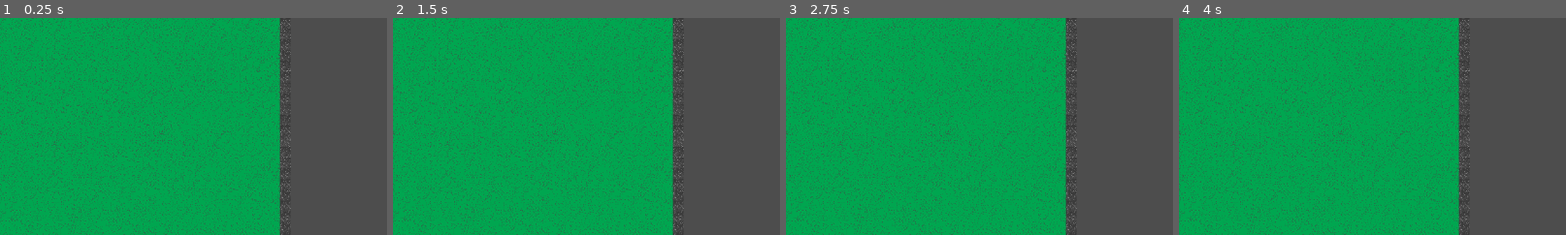
Above: before the commit, frames 1-4 (left to right).
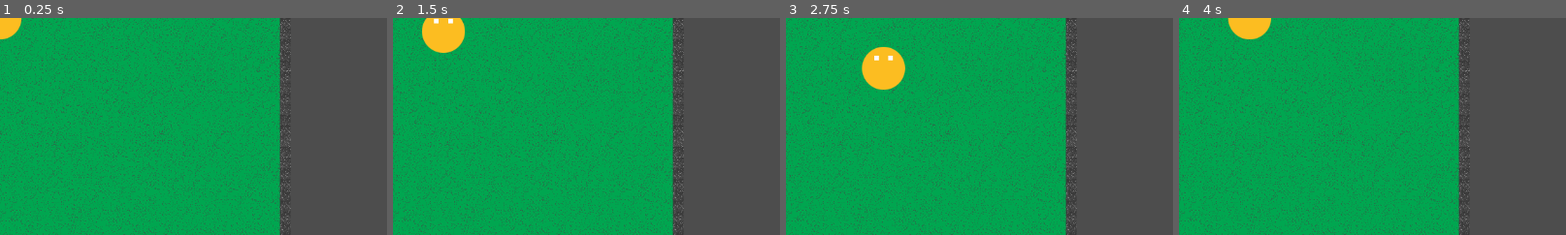
Above: after the commit, the same moments.

Repository: Silvester56/lastflower
Game: Godot game, scene res://scenes/game.tscn
Two runs of this game, one before a commit and one after it. Both use one fixed random seed, a clock stepped at 60 frames per second and the inputs below. Before the commit the project has no main scene; this scene is started directly in both runs.
Inputs:
- Up to frame 1 (0.25 s): no input
- Up to frame 2 (1.5 s): tap Enter at 0.5 s; hold D (right, bound only after the commit) 0.53-1.28 s; hold S (down, bound only after the commit) from 1.28 s (still down)
- Up to frame 3 (2.75 s): release S (down, bound only after the commit) at 2.03 s; hold D (right, bound only after the commit) from 2.03 s (still down)
- Up to frame 4 (4 s): release D (right, bound only after the commit) at 2.78 s; hold W (up, bound only after the commit) 2.78-3.53 s; hold A (left, bound only after the commit) from 3.53 s (still down)
The pictures show only the part of the screen within x 0-50%, y 0-50%; the shares and areas given below are measured in that part.

The runs differ from the first frame. In frame 1, 0.4% of the frame differs, in the area x 0-6%, y 0-10%; in frame 2, 1.5%; in frame 3, 1.8%, in the area x 19-31%, y 13-34%; in frame 4, 0.9%.

Commit message:
Add player and its movement

Diff:
--- a/project.godot
+++ b/project.godot
@@ -11,8 +11,37 @@
 [application]
 
 config/name="lastflower"
+run/main_scene="res://scenes/game.tscn"
 config/features=PackedStringArray("4.3", "GL Compatibility")
 config/icon="res://icon.svg"
+
+[input]
+
+left={
+"deadzone": 0.5,
+"events": [Object(InputEventKey,"resource_local_to_scene":false,"resource_name":"","device":-1,"window_id":0,"alt_pressed":false,"shift_pressed":false,"ctrl_pressed":false,"meta_pressed":false,"pressed":false,"keycode":0,"physical_keycode":65,"key_label":0,"unicode":113,"location":0,"echo":false,"script":null)
+]
+}
+right={
+"deadzone": 0.5,
+"events": [Object(InputEventKey,"resource_local_to_scene":false,"resource_name":"","device":-1,"window_id":0,"alt_pressed":false,"shift_pressed":false,"ctrl_pressed":false,"meta_pressed":false,"pressed":false,"keycode":0,"physical_keycode":68,"key_label":0,"unicode":100,"location":0,"echo":false,"script":null)
+]
+}
+shoot={
+"deadzone": 0.5,
+"events": [Object(InputEventMouseButton,"resource_local_to_scene":false,"resource_name":"","device":-1,"window_id":0,"alt_pressed":false,"shift_pressed":false,"ctrl_pressed":false,"meta_pressed":false,"button_mask":1,"position":Vector2(223, 20),"global_position":Vector2(232, 66),"factor":1.0,"button_index":1,"canceled":false,"pressed":true,"double_click":false,"script":null)
+]
+}
+up={
+"deadzone": 0.5,
+"events": [Object(InputEventKey,"resource_local_to_scene":false,"resource_name":"","device":-1,"window_id":0,"alt_pressed":false,"shift_pressed":false,"ctrl_pressed":false,"meta_pressed":false,"pressed":false,"keycode":0,"physical_keycode":87,"key_label":0,"unicode":122,"location":0,"echo":false,"script":null)
+]
+}
+down={
+"deadzone": 0.5,
+"events": [Object(InputEventKey,"resource_local_to_scene":false,"resource_name":"","device":-1,"window_id":0,"alt_pressed":false,"shift_pressed":false,"ctrl_pressed":false,"meta_pressed":false,"pressed":false,"keycode":0,"physical_keycode":83,"key_label":0,"unicode":115,"location":0,"echo":false,"script":null)
+]
+}
 
 [rendering]
 
--- a/scenes/game.tscn
+++ b/scenes/game.tscn
@@ -1,6 +1,11 @@
-[gd_scene load_steps=4 format=4 uid="uid://cki5huvjnjhbw"]
+[gd_scene load_steps=7 format=4 uid="uid://cki5huvjnjhbw"]
 
 [ext_resource type="Texture2D" uid="uid://cmma0q3yop23w" path="res://assets/background.png" id="1_ugsom"]
+[ext_resource type="Script" path="res://scripts/player.gd" id="2_104fl"]
+[ext_resource type="Texture2D" uid="uid://c4b3cga2rdp0s" path="res://assets/player.png" id="2_o73di"]
+
+[sub_resource type="CircleShape2D" id="CircleShape2D_bv5jl"]
+radius = 10.6667
 
 [sub_resource type="TileSetAtlasSource" id="TileSetAtlasSource_2jw4q"]
 texture = ExtResource("1_ugsom")
@@ -103,6 +108,17 @@
 
 [node name="Game" type="Node2D"]
 
+[node name="Player" type="CharacterBody2D" parent="."]
+z_index = 1
+script = ExtResource("2_104fl")
+
+[node name="CollisionShape2D" type="CollisionShape2D" parent="Player"]
+scale = Vector2(3, 3)
+shape = SubResource("CircleShape2D_bv5jl")
+
+[node name="Sprite2D" type="Sprite2D" parent="Player"]
+texture = ExtResource("2_o73di")
+
 [node name="TileMapLayer" type="TileMapLayer" parent="."]
 tile_map_data = PackedByteArray("AADn/+z/AAABAAcAAADn/+3/AAAFAAcAAADn/+7/AAABAAcAAADn/+//AAADAAcAAADn//D/AAACAAcAAADn// …(39856 unchanged characters)…
 tile_set = SubResource("TileSet_qmeeo")
--- /dev/null
+++ b/scripts/player.gd
@@ -0,0 +1,17 @@
+extends CharacterBody2D
+
+const SPEED = 100.0
+
+func _physics_process(delta: float) -> void:
+	var directionX := Input.get_axis("left", "right")
+	if directionX:
+		velocity.x = directionX * SPEED
+	else:
+		velocity.x = move_toward(velocity.x, 0, SPEED)
+
+	var directionY := Input.get_axis("up", "down")
+	if directionY:
+		velocity.y = directionY * SPEED
+	else:
+		velocity.y = move_toward(velocity.y, 0, SPEED)
+	move_and_slide()
Binary file removed: assets/enemies.png
Binary file added: assets/player.png
Not shown, changed: assets/player.png.import
